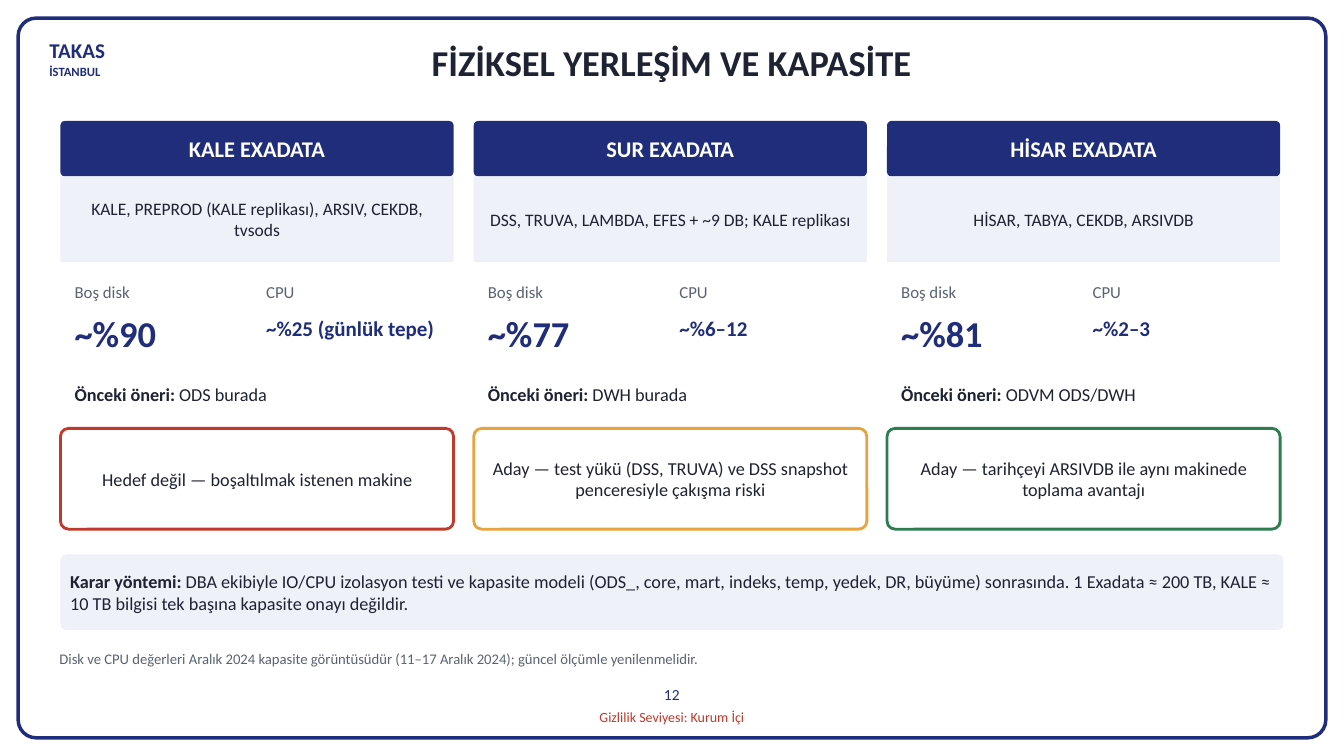
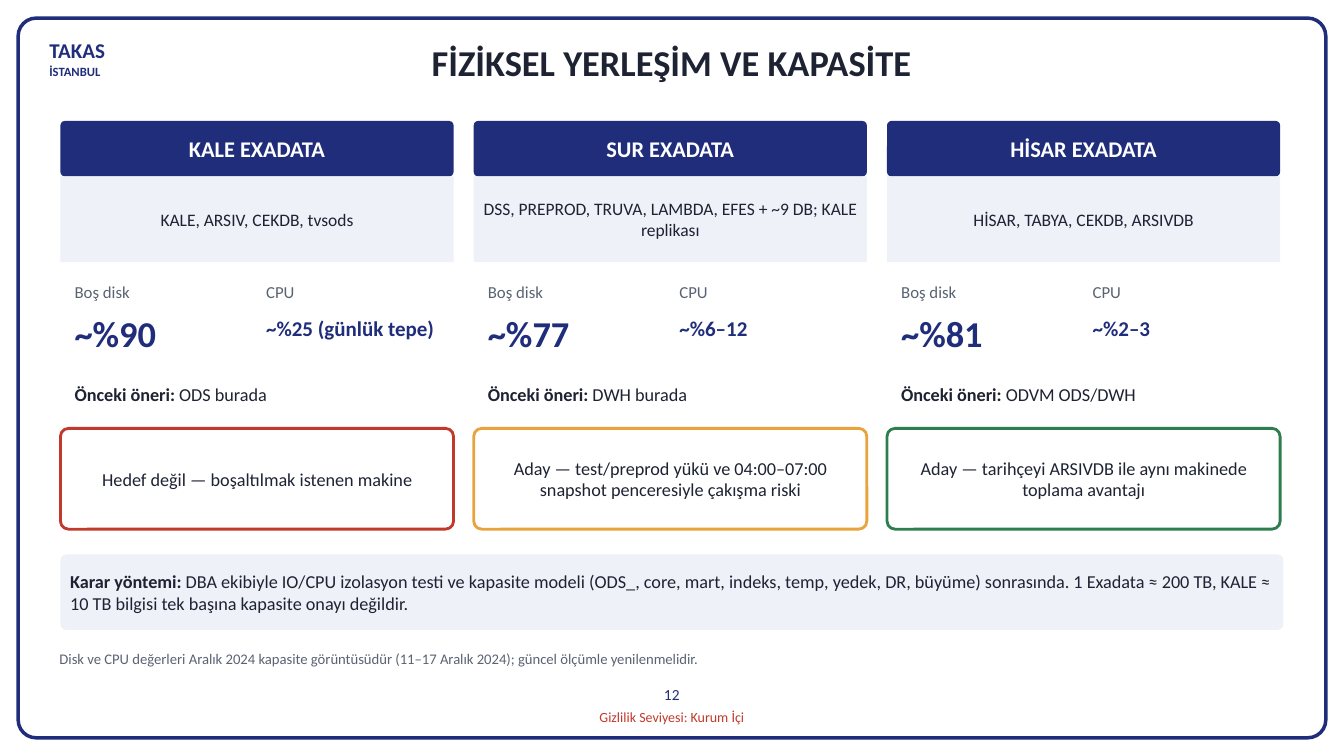
Before and after one commit to hanifidemirel0/Cursor-Projects, a slide deck: slide 12 of outputs/dwh-sunum-kasim-2026/5 - DWHSunum_Kasim2026.pptx. Drawn at 1344x756 pixels with LibreOffice and Linux fonts; fonts in the diff are those of the drawing. Boxes give left, top, right and bottom in pixels: in the first picture for what was removed or moved away, otherwise in the second. Text is boxed around its words. In the diff, an @@ line names an element or a change of style, - is before the commit and + after.

```diff
--- a/outputs/dwh-sunum-kasim-2026/5 - DWHSunum_Kasim2026.pptx
+++ b/outputs/dwh-sunum-kasim-2026/5 - DWHSunum_Kasim2026.pptx
@@ text in rectangle at (x1=484, y1=203, x2=857, y2=239): text changed @@
-DSS, TRUVA, LAMBDA, EFES + ~9 DB; KALE replikası
+DSS, PREPROD, TRUVA, LAMBDA, EFES + ~9 DB; KALE replikası
@@ text in rectangle at (x1=161, y1=214, x2=354, y2=228): text changed @@
-KALE, PREPROD (KALE replikası), ARSIV, CEKDB, tvsods
+KALE, ARSIV, CEKDB, tvsods
@@ text in rounded rectangle at (x1=514, y1=462, x2=826, y2=499): text changed @@
-Aday — test yükü (DSS, TRUVA) ve DSS snapshot penceresiyle çakışma riski
+Aday — test/preprod yükü ve 04:00–07:00 snapshot penceresiyle çakışma riski
```
Also in this commit, not shown: 1 other slide changed, 5 other files.
